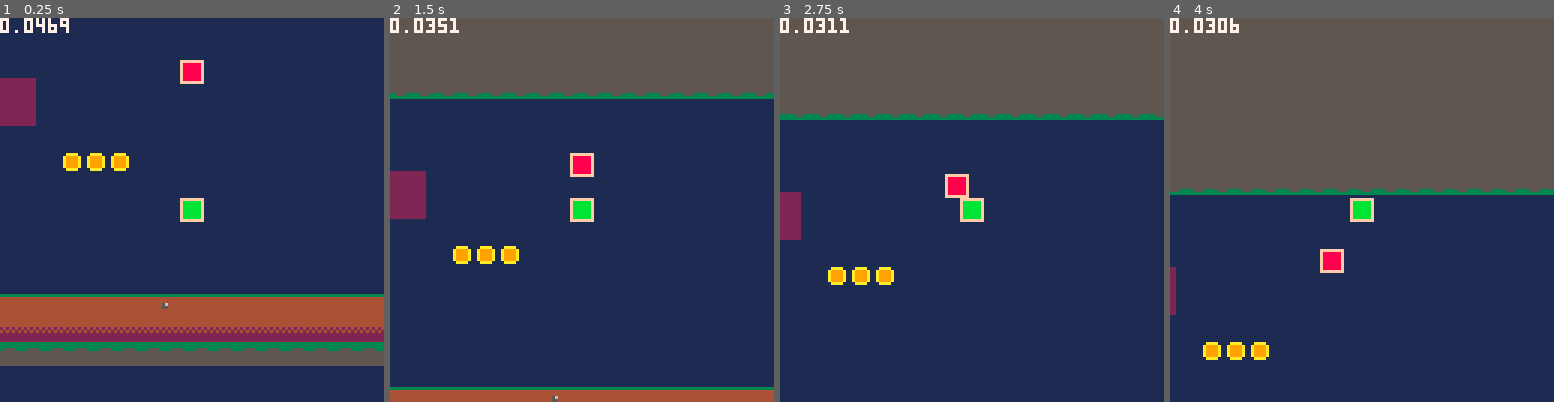
Above: before the commit, frames 1-4 (left to right).
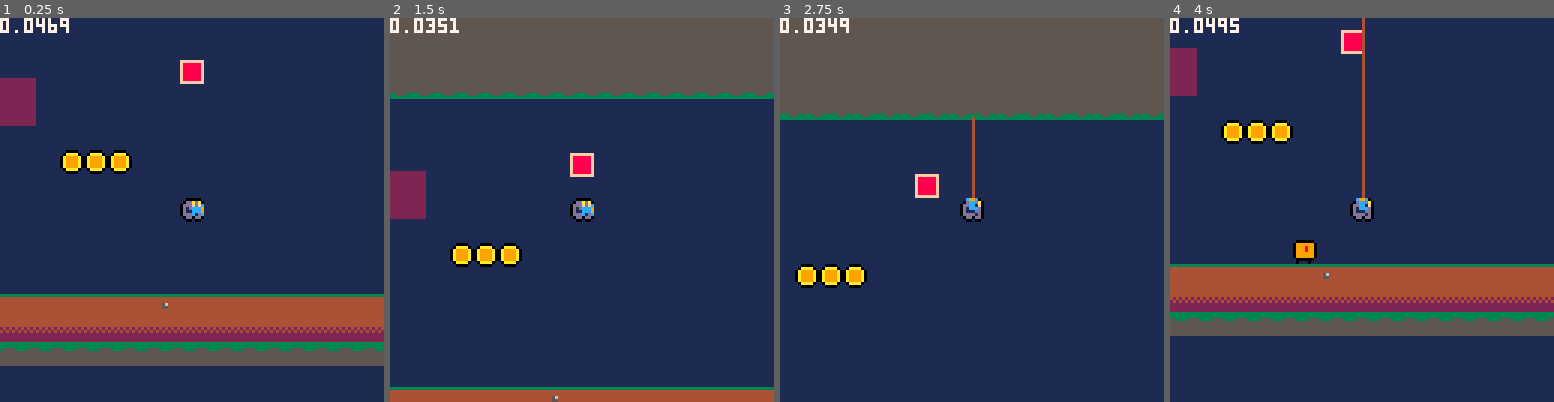
Above: after the commit, the same moments.

Repository: m-r-hunt/Pico-8-Carts
Game: PICO-8 cartridge gdp.p8
The game is run twice, just before and just after one commit, with the same random seed, the same clock (stepped at 60 frames per second) and the same inputs.
Inputs:
- Up to frame 1 (0.25 s): no input
- Up to frame 2 (1.5 s): tap O (Z key) at 0.7 s
- Up to frame 3 (2.75 s): hold Right 1.6-2.1 s; tap O (Z key) at 1.7, 2.1, 2.5 s; hold Right from 2.47 s (still down)
- Up to frame 4 (4 s): tap O (Z key) at 2.9, 3.3, 3.7 s; release Right at 3.03 s; hold Left 3.08-3.58 s

The runs differ from the first frame. In frame 1, 0.8% of the frame differs, in the area x 15-54%, y 34-54%; in frame 2, 0.8%; in frame 3, 3.6%; in frame 4, 66%, in the area x 0-100%, y 0-90%.

Commit message:
Better grappling

Diff:
--- a/gdp.lua
+++ b/gdp.lua
@@ -102,6 +102,8 @@
 function node:drawcb() end
 
 function _init()
+    palt(0,false)
+    palt(14,true)
     root:set_position()
     root:ready()
 end
@@ -231,7 +233,7 @@
 function kinematicbody:contactcb(c)
 end
 
-faller=kinematicbody:new{position=vec2(100,50),direction=vec2(0,1),state="walking"}
+faller=kinematicbody:new{position=vec2(100,50),direction=vec2(0,1),state="walking",can_grapple=true}
 function faller:updatecb()
     self[self.state](self)
 end
@@ -247,9 +249,11 @@
 
 function faller:walking()
     self.direction.x=0
-    if btn(4) then
+    if btn(4) and self.can_grapple then
         self.state="grappling"
         self.grapple_target=find_target(self.global_position)
+        self.children[1].s=34
+        self.can_grapple=false
     else
         self.direction+=vec2(0,0.5)
         if (btn(0)) self.direction.x=-1
@@ -259,6 +263,9 @@
         if hit and hit_normal.y!=0 then
             self.direction=vec2(0,0)
         end
+        if hit and hit_normal.y<0 then
+            self.can_grapple=true
+        end
     end
 end
 
@@ -273,8 +280,12 @@
     self.direction.y=max(self.direction.y,-5)
     local new_pos=self.position+self.direction
     local hit,hit_normal=self:move(new_pos)
-    if hit and hit_normal.y!=0 then
+    if hit and hit_normal.y>0 then
         self.state="walking"
+        self.children[1].s=33
+    end
+    if hit and hit_normal.y<0 then
+        self.direction.y=0
     end
 end
 
@@ -386,7 +397,7 @@
 
 player_scene=scene{
     faller,
-    {sprite,s=1},
+    {sprite,s=33},
     {camerafollow},
 }
 
Not shown, changed: 18 lines of the sprite sheet (__gfx__) section of gdp.p8
